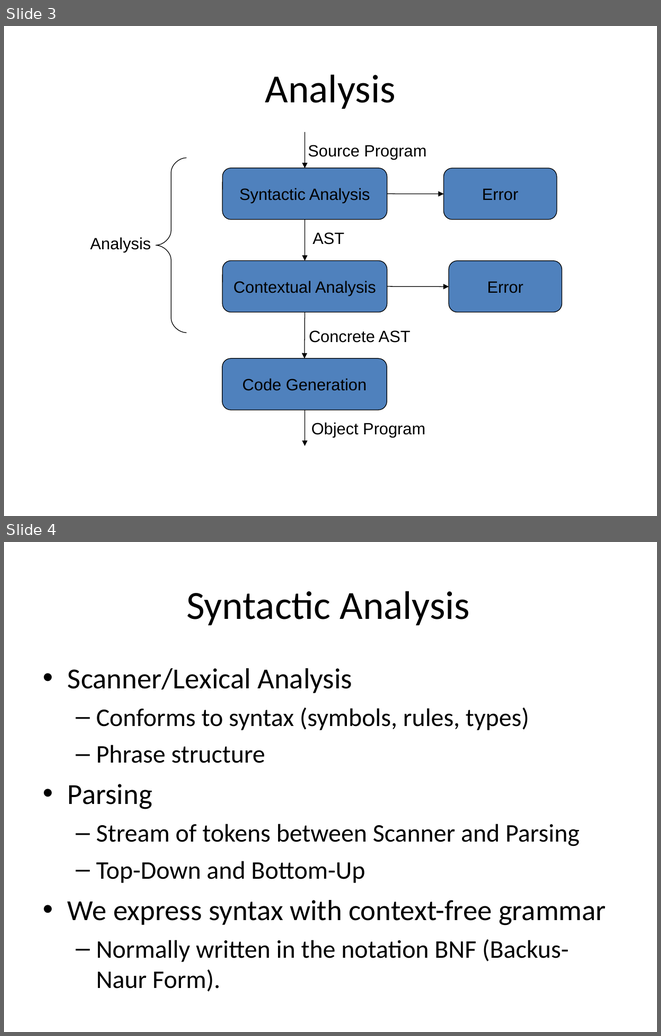
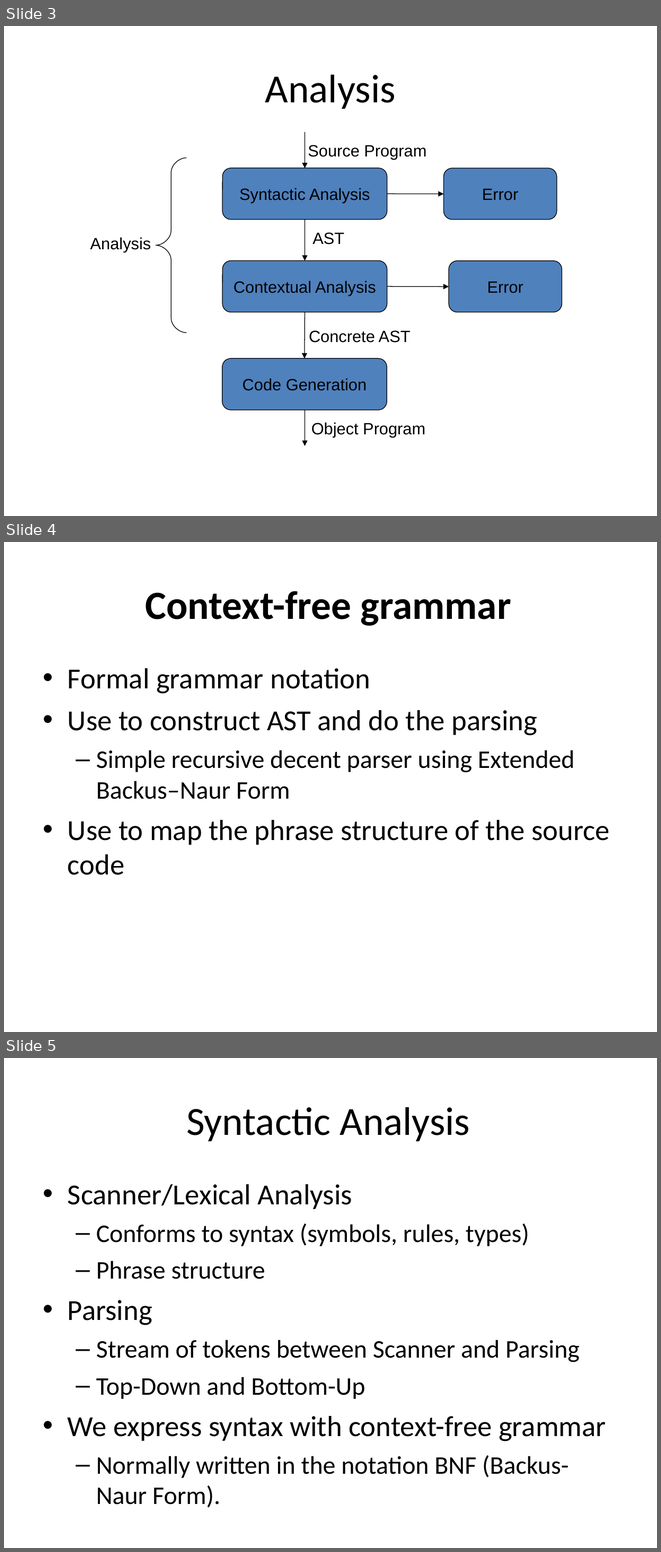
Before and after one commit to isurup/kalle-martin-group, a slide deck: SSE2/slides/1 Analysis.ppt. Shown one above the other, each under a label of ours: slides 3 and 4 before the commit, slides 3, 4 and 5 after it. The pictures are 661x1036 and 661x1552 pixels, drawn with LibreOffice and Linux fonts; fonts in the diff are those of the drawing. Boxes give left, top, right and bottom in pixels: in the first picture for what was removed or moved away, otherwise in the second. Text is boxed around its words. In the diff, an @@ line names an element or a change of style, - is before the commit and + after.

```diff
--- a/SSE2/slides/1 Analysis.ppt
+++ b/SSE2/slides/1 Analysis.ppt
@@ slide 4 added at [4, 542, 657, 1032], background #FFFFFF @@
@@ title added at [146, 591, 511, 626], 44 pt, text #000000, bold @@
+Context-free grammar
@@ text added at [68, 668, 610, 875], 32 pt, text #000000 @@
+• Formal grammar notation
+• Use to construct AST and do the parsing
+  – Simple recursive decent parser using Extended Backus–Naur Form
+• Use to map the phrase structure of the source code
@@ what was slide 4 is now slide 5 @@
```
